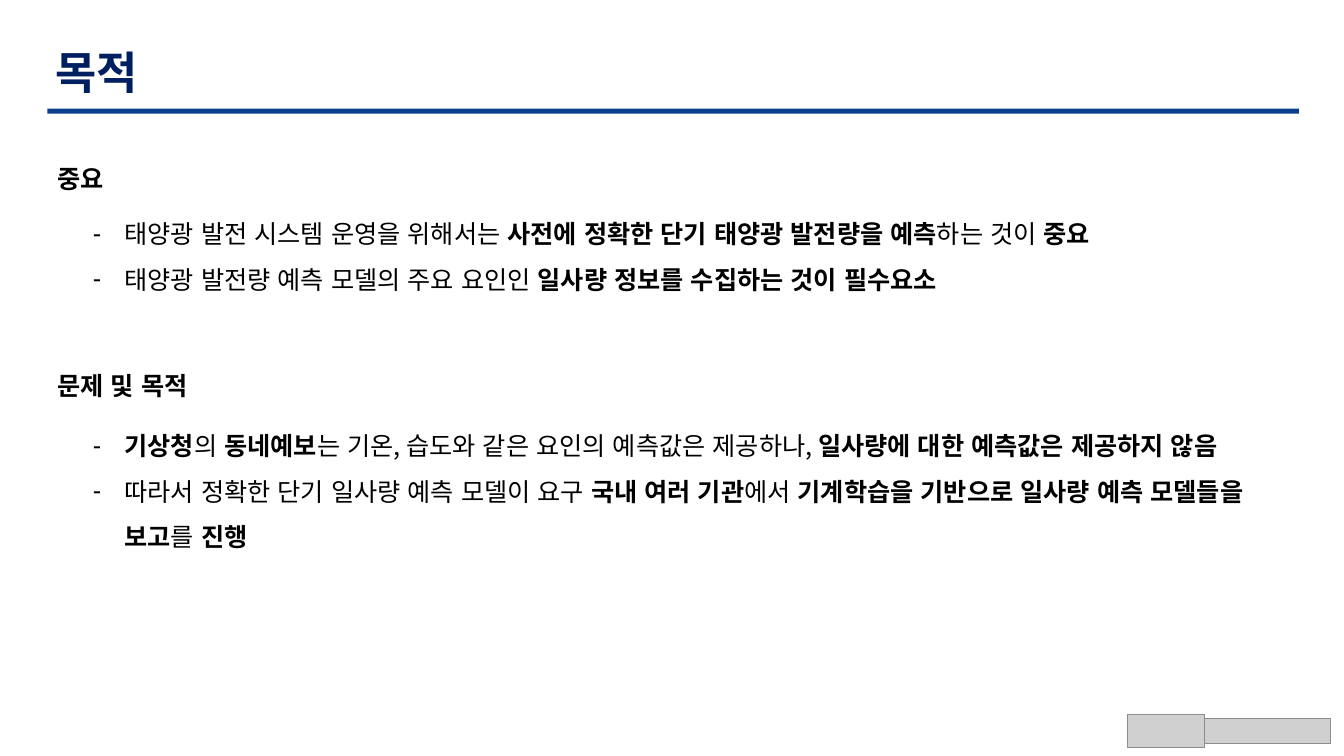
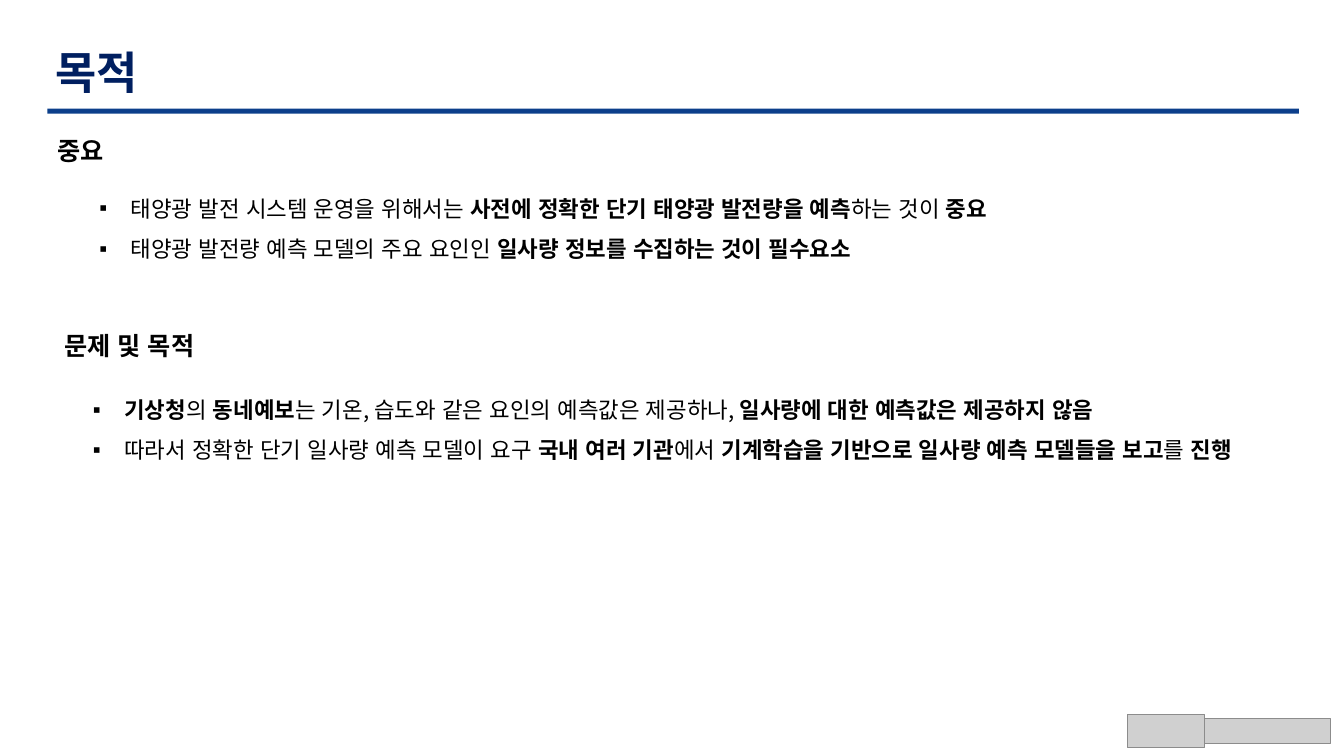
Before and after one commit to TaegyuHan/Solar_radiation_prediction_model, a slide deck: slide 7 of KICS_PT/[KICS] 동향 poster.pptx. Drawn at 1344x756 pixels with LibreOffice and Linux fonts; fonts in the diff are those of the drawing; grey boxes stand for pictures. Boxes give left, top, right and bottom in pixels: in the first picture for what was removed or moved away, otherwise in the second. Text is boxed around its words. In the diff, an @@ line names an element or a change of style, - is before the commit and + after.

```diff
--- a/KICS_PT/[KICS] 동향 poster.pptx
+++ b/KICS_PT/[KICS] 동향 poster.pptx
@@ text "중요": place and size @@
-text "중요" at box(57, 168, 103, 191)
+text "중요" at box(57, 140, 103, 163)
@@ text "태양광 발전 시스템 운영을 위해서는 ..." at box(131, 198, 987, 259): size 18 to 16 pt; bullet - to ▪ @@
@@ text "태양광 발전 시스템 운영을 위해서는 ...": place and size @@
-text "태양광 발전 시스템 운영을 위해서는 ..." at box(124, 221, 1090, 292)
+text "태양광 발전 시스템 운영을 위해서는 ..." at box(131, 198, 987, 259)
@@ text "문제 및 목적": place and size @@
-text "문제 및 목적" at box(57, 374, 187, 398)
+text "문제 및 목적" at box(64, 334, 194, 358)
@@ text "기상청의 동네예보는 기온, 습도와 같은 ...": place and size @@
-text "기상청의 동네예보는 기온, 습도와 같은 ..." at box(124, 433, 1244, 549)
+text "기상청의 동네예보는 기온, 습도와 같은 ..." at box(124, 399, 1232, 460)
@@ text "기상청의 동네예보는 기온, 습도와 같은 ..." at box(124, 399, 1232, 460): size 18 to 16 pt; bullet - to ▪ @@
```
Also in this commit, not shown: 14 other slides changed, 1 slide added, 1 other file.
